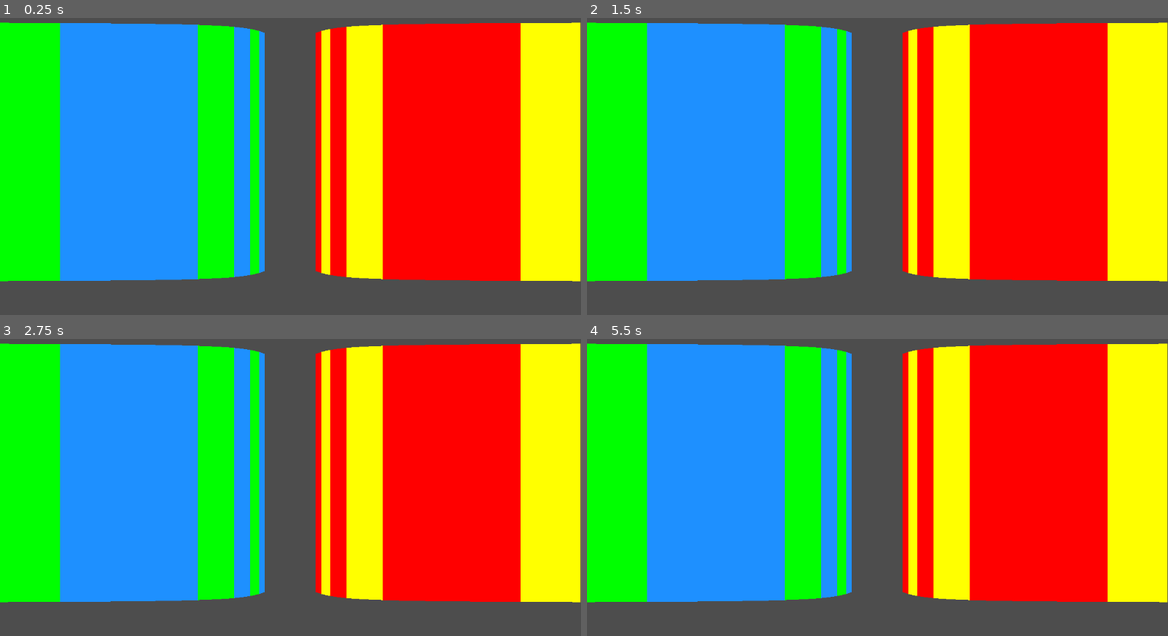
Above: before the commit, frames 1-4 (two rows, left to right).
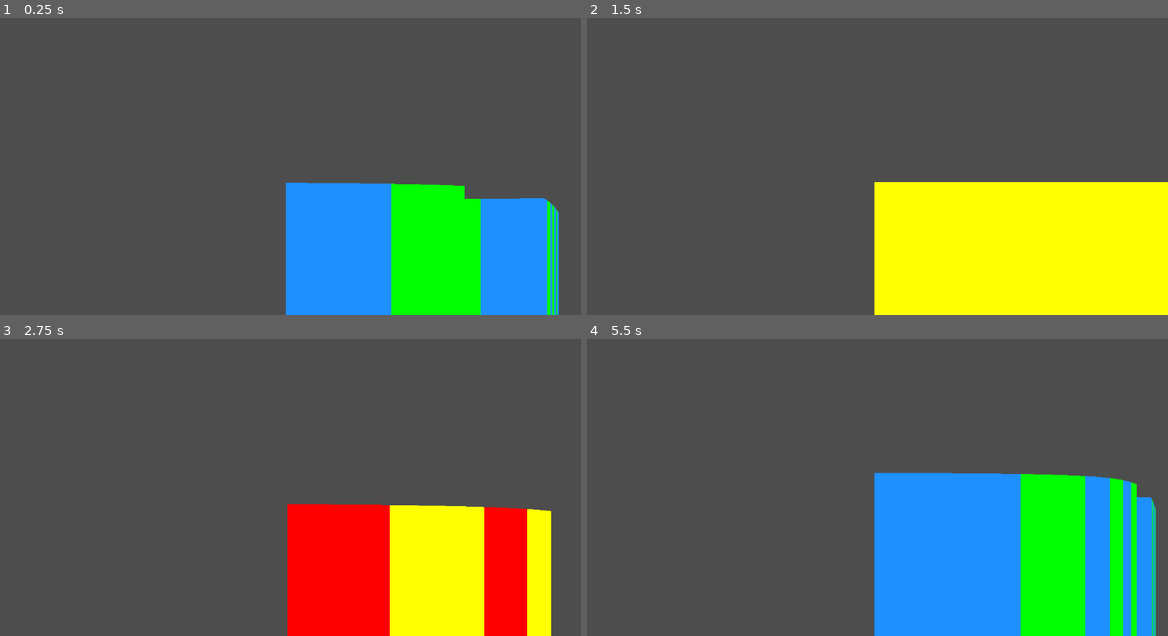
Above: after the commit, the same moments.

Repository: binary-soup/Raycasting
Game: Godot game, scene res://main.tscn
Two runs of this game, one before a commit and one after it. Both use one fixed random seed, a clock stepped at 60 frames per second and the inputs below.
Inputs:
- Up to frame 1 (0.25 s): no input
- Up to frame 2 (1.5 s): tap Enter at 0.5 s; hold D (rotate_right, bound only after the commit) 0.53-1.28 s; hold S (move_back, bound only after the commit) from 1.28 s (still down)
- Up to frame 3 (2.75 s): tap Space at 2 s; release S (move_back, bound only after the commit) at 2.03 s; hold D (rotate_right, bound only after the commit) from 2.03 s (still down)
- Up to frame 4 (5.5 s): release D (rotate_right, bound only after the commit) at 2.78 s; hold W (move_forward, bound only after the commit) 2.78-3.53 s; hold A (rotate_left, bound only after the commit) 3.53-5.03 s; hold S (move_back, bound only after the commit) from 5.03 s (still down)

The runs differ from the first frame. In frame 1, 86% of the frame differs, in the area x 0-100%, y 1-100%; in frame 2, 80%; in frame 3, 81%; in frame 4, 86%.

Commit message:
checkpoint 2 ~ player movement and collision

Diff:
--- a/main.gd
+++ b/main.gd
@@ -1,9 +1,12 @@
 extends Node2D
+
+@export var raycast_mode := true
 
 @onready var tile_map := $TileMap
 @onready var player := $Player
+@onready var camera := $Player/Camera2D
 
-const fov := PI/3
+const fov := PI/6
 const cell_size := 16
 
 const colours := {
@@ -17,10 +20,22 @@
 
 
 func _ready():
-	tile_map.visible = false
+	if raycast_mode:
+		tile_map.visible = false
+		player.visible = false
+	else:
+		camera.current = true
+
+
+func _process(delta):
+	if raycast_mode:
+		queue_redraw()
 
 
 func _draw():
+	if not raycast_mode:
+		return
+
 	viewport_size = get_viewport_rect().size
 	for x in viewport_size.x:
 		_render_column(x, lerp_angle(-fov, fov, float(x) / viewport_size.x))
--- a/main.tscn
+++ b/main.tscn
@@ -1,14 +1,41 @@
-[gd_scene load_steps=4 format=3 uid="uid://djqq5frsaq0yf"]
+[gd_scene load_steps=7 format=3 uid="uid://djqq5frsaq0yf"]
 
 [ext_resource type="Script" path="res://main.gd" id="1_7qaav"]
 [ext_resource type="PackedScene" uid="uid://cvq8bpxksvjic" path="res://player.tscn" id="2_sdc5p"]
+[ext_resource type="Texture2D" uid="uid://b1fmx6nrf031c" path="res://assets/tilemap.png" id="3_0x1rf"]
 [ext_resource type="PackedScene" uid="uid://4ntowut6oijq" path="res://tile_map.tscn" id="3_ginx7"]
+
+[sub_resource type="TileSetAtlasSource" id="TileSetAtlasSource_4vp2e"]
+texture = ExtResource("3_0x1rf")
+0:0/0 = 0
+0:0/0/physics_layer_0/linear_velocity = Vector2(0, 0)
+0:0/0/physics_layer_0/angular_velocity = 0.0
+0:0/0/physics_layer_0/polygon_0/points = PackedVector2Array(-8, -8, 8, -8, 8, 8, -8, 8)
+1:0/0 = 0
+1:0/0/physics_layer_0/linear_velocity = Vector2(0, 0)
+1:0/0/physics_layer_0/angular_velocity = 0.0
+1:0/0/physics_layer_0/polygon_0/points = PackedVector2Array(-8, -8, 8, -8, 8, 8, -8, 8)
+0:1/0 = 0
+0:1/0/physics_layer_0/linear_velocity = Vector2(0, 0)
+0:1/0/physics_layer_0/angular_velocity = 0.0
+0:1/0/physics_layer_0/polygon_0/points = PackedVector2Array(-8, -8, 8, -8, 8, 8, -8, 8)
+1:1/0 = 0
+1:1/0/physics_layer_0/linear_velocity = Vector2(0, 0)
+1:1/0/physics_layer_0/angular_velocity = 0.0
+1:1/0/physics_layer_0/polygon_0/points = PackedVector2Array(-8, -8, 8, -8, 8, 8, -8, 8)
+
+[sub_resource type="TileSet" id="TileSet_1agek"]
+physics_layer_0/collision_layer = 1
+sources/2 = SubResource("TileSetAtlasSource_4vp2e")
 
 [node name="Main" type="Node2D"]
 script = ExtResource("1_7qaav")
 
 [node name="TileMap" parent="." instance=ExtResource("3_ginx7")]
-layer_0/tile_data = PackedInt32Array(-1, 65538, 1, -65537, 2, 1, -131071, 65538, 0, -65535, 2, 0, -196607, 2, 0, -327679, 2, 0, -196609, 2, 1, -131073, 65538, 1, -262145, 65538, 1, -262143, 65538, 0, 65537, 2, 0, 196609, 2, 0, 1, 65538, 0, 131073, 65538, 0, 262145, 65538, 0, 65535, 2, 1, 196607, 2, 1, 327679, 2, 1, 262143, 65538, 1, 131071, 65538, 1)
+tile_set = SubResource("TileSet_1agek")
+layer_0/tile_data = PackedInt32Array(-1, 65538, 1, -65537, 2, 1, -131071, 65538, 0, -65535, 2, 0, 65537, 2, 0, 196609, 2, 0, 1, 65538, 0, 131073, 65538, 0, 65535, 2, 1, 196607, 2, 1, 327679, 2, 1, 262143, 65538, 1, 131071, 65538, 1, 262145, 65538, 0, -983039, 2, 0, -917503, 65538, 0, -851967, 2, 0, -786431, 65538, 0, -720895, 2, 0, -655359, 65538, 0, -589823, 2, 0, -917505, 65538, 1, -851969, 2, 1, -786433, 65538, 1, -720897, 2, 1, -655361, 65538, 1, -589825, 2, 1, -524289, 65538, 1, -196610, 2, 1, -131074, 65538, 1, -327683, 2, 1, -262147, 65538, 1, -458756, 2, 1, -393220, 65538, 1, -524290, 2, 1, -524291, 65538, 1, -262142, 65538, 0, -393213, 65538, 0, -524284, 65538, 0, -589822, 65538, 0, -589821, 2, 0, -458748, 2, 0, -327677, 2, 0, -196606, 2, 0, -589820, 2, 0, -524292, 65538, 1, -65538, 2, 1, -196611, 2, 1, -327684, 2, 1, -131070, 65538, 0, -262141, 65538, 0, -393212, 65538, 0)
 
 [node name="Player" parent="." instance=ExtResource("2_sdc5p")]
 position = Vector2(8, 8)
+
+[node name="Camera2D" type="Camera2D" parent="Player"]
--- /dev/null
+++ b/player.gd
@@ -0,0 +1,30 @@
+extends CharacterBody2D
+class_name Player
+
+@export var move_speed := 50
+@export var rotate_speed := 2*PI/3
+
+var dir := Vector2.UP
+
+
+func _draw():
+	draw_circle(Vector2(), 5, Color.BLACK)
+	draw_line(Vector2(), Vector2.UP * 20, Color.WEB_PURPLE, 2.0)
+
+
+func _process(delta : float):
+	velocity = Vector2()
+
+	if Input.is_action_pressed("rotate_left"):
+		rotation -= rotate_speed * delta
+	elif Input.is_action_pressed("rotate_right"):
+		rotation += rotate_speed * delta
+
+	dir = Vector2.UP.rotated(rotation)
+
+	if Input.is_action_pressed("move_forward"):
+		velocity = dir * move_speed
+	elif Input.is_action_pressed("move_back"):
+		velocity = dir * -move_speed
+
+	move_and_slide()
--- a/player.tscn
+++ b/player.tscn
@@ -1,3 +1,12 @@
-[gd_scene format=3 uid="uid://cvq8bpxksvjic"]
+[gd_scene load_steps=3 format=3 uid="uid://cvq8bpxksvjic"]
 
-[node name="Player" type="Node2D"]
+[ext_resource type="Script" path="res://player.gd" id="1_xcrt6"]
+
+[sub_resource type="CircleShape2D" id="CircleShape2D_bgty5"]
+radius = 5.0
+
+[node name="Player" type="CharacterBody2D"]
+script = ExtResource("1_xcrt6")
+
+[node name="CollisionShape2D" type="CollisionShape2D" parent="."]
+shape = SubResource("CircleShape2D_bgty5")
--- a/project.godot
+++ b/project.godot
@@ -8,6 +8,16 @@
 
 config_version=5
 
+_global_script_classes=[{
+"base": "CharacterBody2D",
+"class": &"Player",
+"language": &"GDScript",
+"path": "res://player.gd"
+}]
+_global_script_class_icons={
+"Player": ""
+}
+
 [application]
 
 config/name="Raycasting"
@@ -15,6 +25,33 @@
 config/features=PackedStringArray("4.0", "Mobile")
 config/icon="res://icon.svg"
 
+[input]
+
+move_forward={
+"deadzone": 0.5,
+"events": [Object(InputEventKey,"resource_local_to_scene":false,"resource_name":"","device":0,"window_id":0,"alt_pressed":false,"shift_pressed":false,"ctrl_pressed":false,"meta_pressed":false,"pressed":false,"keycode":0,"physical_keycode":87,"unicode":0,"echo":false,"script":null)
+, Object(InputEventKey,"resource_local_to_scene":false,"resource_name":"","device":0,"window_id":0,"alt_pressed":false,"shift_pressed":false,"ctrl_pressed":false,"meta_pressed":false,"pressed":false,"keycode":0,"physical_keycode":4194320,"unicode":0,"echo":false,"script":null)
+]
+}
+rotate_left={
+"deadzone": 0.5,
+"events": [Object(InputEventKey,"resource_local_to_scene":false,"resource_name":"","device":0,"window_id":0,"alt_pressed":false,"shift_pressed":false,"ctrl_pressed":false,"meta_pressed":false,"pressed":false,"keycode":0,"physical_keycode":65,"unicode":0,"echo":false,"script":null)
+, Object(InputEventKey,"resource_local_to_scene":false,"resource_name":"","device":0,"window_id":0,"alt_pressed":false,"shift_pressed":false,"ctrl_pressed":false,"meta_pressed":false,"pressed":false,"keycode":0,"physical_keycode":4194319,"unicode":0,"echo":false,"script":null)
+]
+}
+rotate_right={
+"deadzone": 0.5,
+"events": [Object(InputEventKey,"resource_local_to_scene":false,"resource_name":"","device":0,"window_id":0,"alt_pressed":false,"shift_pressed":false,"ctrl_pressed":false,"meta_pressed":false,"pressed":false,"keycode":0,"physical_keycode":68,"unicode":0,"echo":false,"script":null)
+, Object(InputEventKey,"resource_local_to_scene":false,"resource_name":"","device":0,"window_id":0,"alt_pressed":false,"shift_pressed":false,"ctrl_pressed":false,"meta_pressed":false,"pressed":false,"keycode":0,"physical_keycode":4194321,"unicode":0,"echo":false,"script":null)
+]
+}
+move_back={
+"deadzone": 0.5,
+"events": [Object(InputEventKey,"resource_local_to_scene":false,"resource_name":"","device":0,"window_id":0,"alt_pressed":false,"shift_pressed":false,"ctrl_pressed":false,"meta_pressed":false,"pressed":false,"keycode":0,"physical_keycode":83,"unicode":0,"echo":false,"script":null)
+, Object(InputEventKey,"resource_local_to_scene":false,"resource_name":"","device":0,"window_id":0,"alt_pressed":false,"shift_pressed":false,"ctrl_pressed":false,"meta_pressed":false,"pressed":false,"keycode":0,"physical_keycode":4194322,"unicode":0,"echo":false,"script":null)
+]
+}
+
 [rendering]
 
 renderer/rendering_method="mobile"
